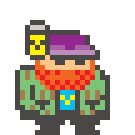
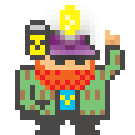
Layers edited between the first and the second (135, 135) image:
added group "left" with 2 layers above "right" over [45, 20, 110, 115]
added group "right" with 4 layers above "Layer 1" over [45, 5, 125, 115]
showed "idea", moved it into group "right" over [60, 5, 80, 40]
showed "arms_idea", moved it into group "right" over [45, 30, 125, 115]
hid "arms", moved it into group "right" over [60, 70, 110, 115]
moved "Layer 2" into group "right" over [45, 20, 110, 115]
